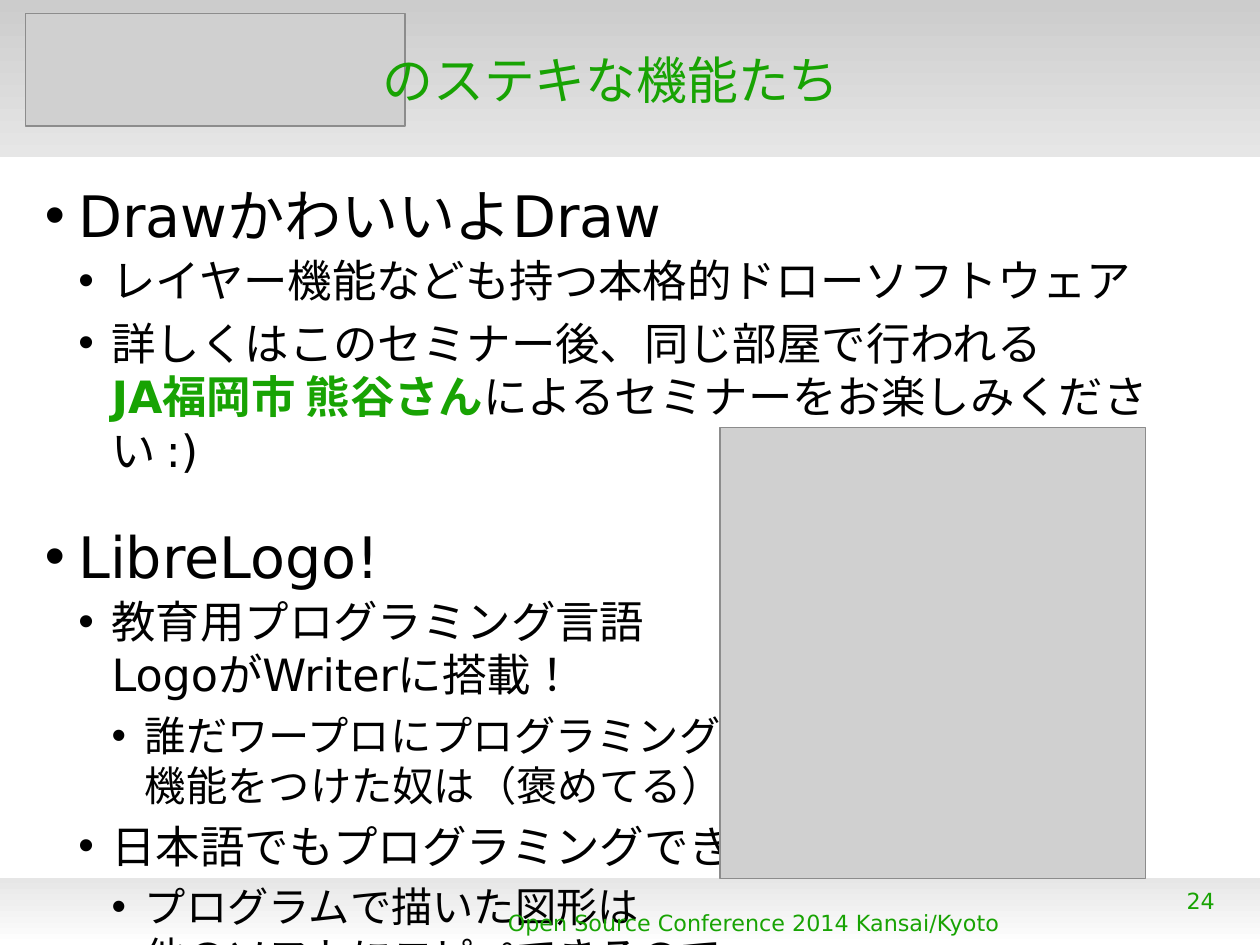
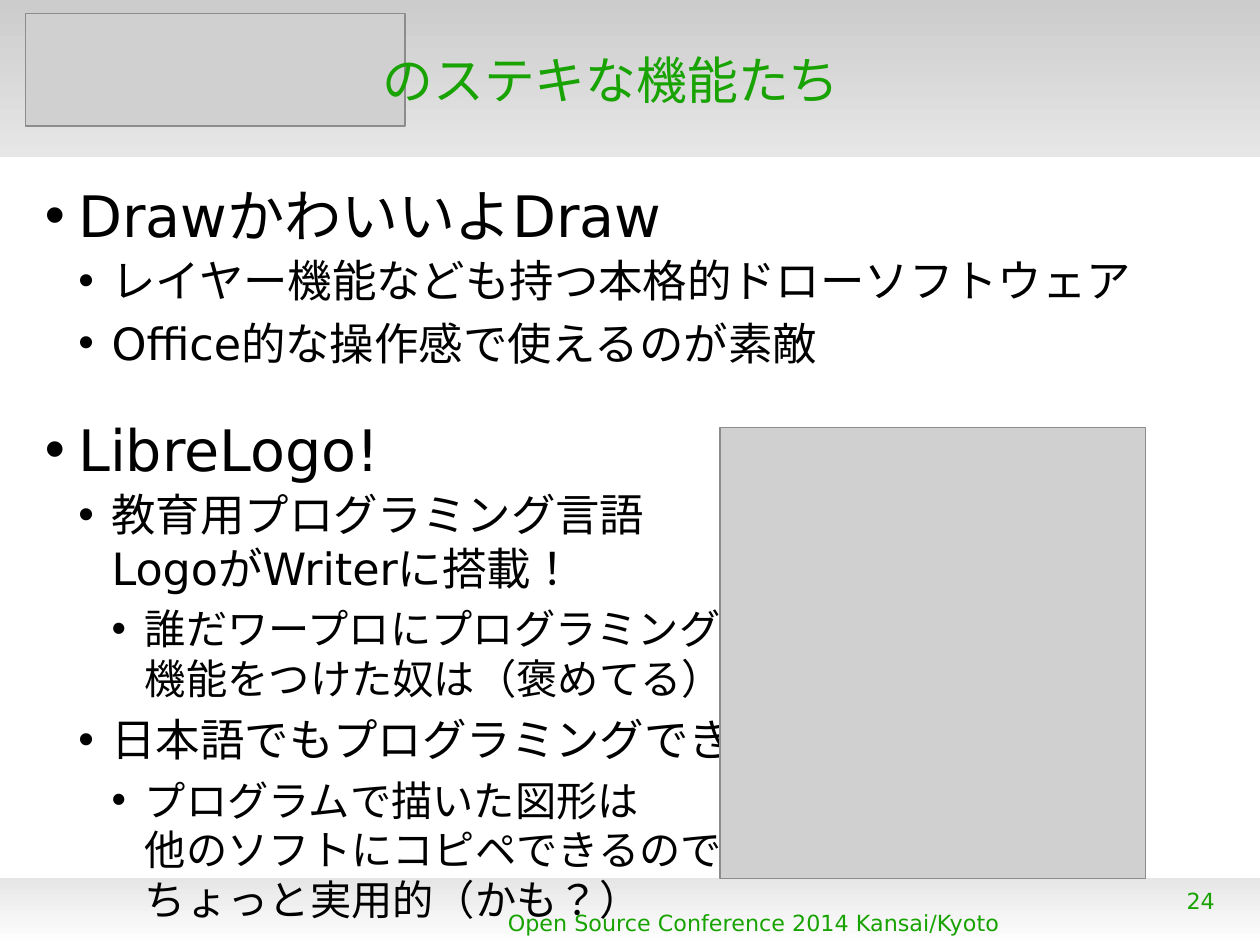
Before and after one commit to gitter-badger/KantoLibreOffice, a slide deck: slide 24 of others/OSC2014Kansai.odp. Drawn at 1260x945 pixels with LibreOffice and Linux fonts; fonts in the diff are those of the drawing; grey boxes stand for pictures; background and template pictures are left out. Boxes give left, top, right and bottom in pixels: in the first picture for what was removed or moved away, otherwise in the second. Text is boxed around its words. In the diff, an @@ line names an element or a change of style, - is before the commit and + after.

```diff
--- a/others/OSC2014Kansai.odp
+++ b/others/OSC2014Kansai.odp
@@ text at (x1=112, y1=324, x2=817, y2=364): text changed @@
-  • 詳しくはこのセミナー後、同じ部屋で行われる
-    JA福岡市 熊谷さんによるセミナーをお楽しみください :)
+  • Office的な操作感で使えるのが素敵
```
Also in this commit, not shown: 3 other slides changed.
